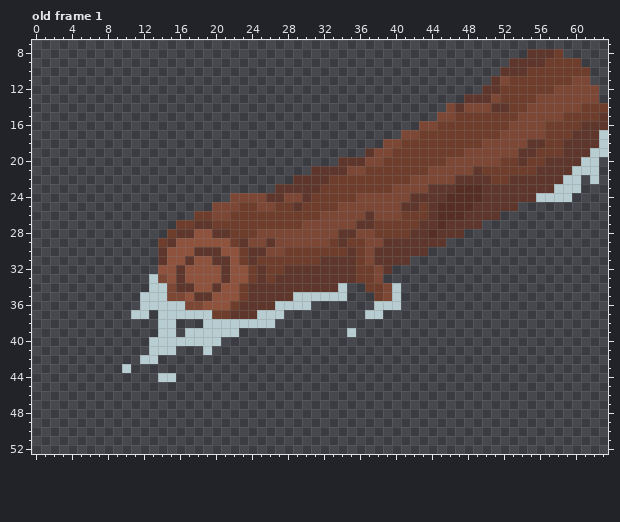
Two versions of one pixel-art file, Characters/.ase/Log.aseprite. The first picture shows the starting point.
64x64 pixels, 1 frame. Colours within 5 levels of each other are drawn and written as one. Shown: old frame 1: x 0..63, y 7..52. The commit also changed other frames, which this record leaves out.
New version:
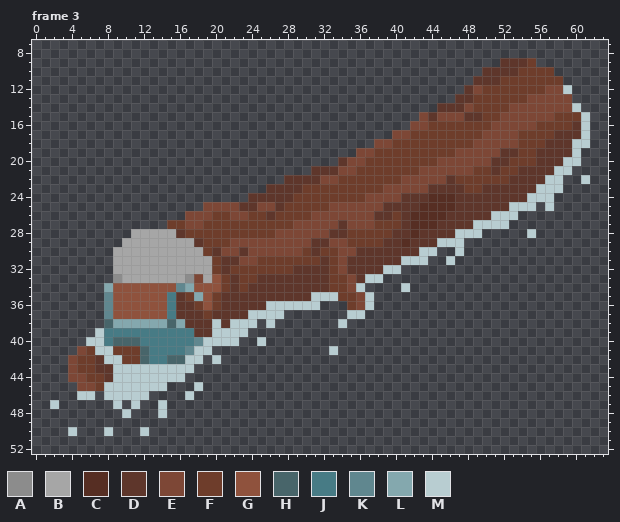
Palette (. is transparent): A #8c8c8c  B #a6a6a6  C #562e23  D #5e362b  E #7d4736  F #6e3d2b  G #8f523d  H #48656a  J #477b85  K #60878f  L #84a8ae  M #b8cdd1
A new or re-ordered frame is compared with the old frame closest to it.
Difference:
frames 1 -> 3
layer "Justin" now shown
--- frame 3 is new; against old frame 1, layers "Justin", "Log"
@@ x 0..63 @@
  7 ................................................................
- 8 .......................................................DDDF.....
- 9 .....................................................DDDDFFFF...
-10 ....................................................DDDFFFFFFF..
-11 ...................................................DEFFFFFFFEE..
-12 ..................................................DDFFFFFFEEEEE.
-13 ................................................DDDEFFFFEEEEEEE.
-14 ..............................................EDEEEDDFFEEEEEEFFF
-15 .............................................EEFFFFFFFEEEEEFFFFD
-16 ...........................................EEFFFFFFFFEEEEFFFFDDD
-17 .........................................EEFFFFFFFFFEEEEEFFFDDDM
-18 .......................................EEFFFFFFFFFEEEEEDDFFDDDDM
-19 .....................................DEEFFFFFFFFEEEEEEDDFFFDDDMM
-20 ..................................DDDEEFFFFFFFEEEEEEFFDFFDDDDMM.
-21 ...............................DDDDEEFFFFFFFEEEEEDFFFFFFDDDDMMM.
-22 .............................DDDDFFFFFFFFFEEEEEDDDDFFDDDDDDMM.M.
-23 ...........................DDDDDFFFFFFFFEEEEDDDCCCDDDDDDDDMMM...
-24 ......................EEEEDDEEDFFFFFEEEEEEDDDDCCCCDDDDDDMMMM....
-25 ....................EEEFFEEFFDFFFFEEEEEEEDDFDCCCCDDDDD..........
-26 ..................FFEEFFFFFFFFFFEEEEEDEEEFFFDCCCDDDD............
-27 ................FFDDFFFFFFFFFFEEEEEEDDFFFFFDDCDDDD..............
-28 ...............FDDGGDDFFFEEEEEEEEEDDEEFFFFDDCDDD................
-29 ..............FDGGGGGGFDEEDEEEEEEFDFFEEDDDDDDD..................
-30 ..............DGGGDDDGGFDDEEFFFFFFFDFEDDDDDD....................
-31 ..............DGGDGGDDGFDFFFFFFFDDDDFEDDDD......................
-32 ..............GGDGGGGDGGFDFFDDDDDDDDFFED........................
-33 .............MEGDGGGGDGGFDFDDDDDDDDDFFE.........................
-34 .............MMEDDGGDGGFDDDDDDDDDDM..FFEM.......................
-35 ............MMMEEGDDGGGFDDDDDMMMMMM...FEM.......................
-36 ............MMMMMEEGGGFDDDDMMMM.......MMM.......................
-37 ...........MM.MMMMMMFFDDDMMM.........MM.........................
-38 ..............MM...MMMMMMMM.....................................
-39 ..............MM.MMMMMM............M............................
-40 .............MMMMMMMM...........................................
-41 .............MMM...M............................................
-42 ............MM..................................................
-43 ..........M.....................................................
-44 ..............MM................................................
-45 ................................................................
-46 ................................................................
-47 ................................................................
-48 ................................................................
+ 8 ................................................................
+ 9 ....................................................DDDF........
+10 ..................................................DDDDFFFF......
+11 .................................................DDDFFFFFFF.....
+12 ................................................DEFFFFFFFEEM....
+13 ...............................................DDFFFFFFEEEEE....
+14 .............................................DDDEFFFFEEEEEEEM...
+15 ...........................................EDEEEDDFFEEEEEEFFFM..
+16 ..........................................EEFFFFFFFEEEEEFFFFDM..
+17 ........................................EEFFFFFFFFEEEEFFFFDDDM..
+18 ......................................EEFFFFFFFFFEEEEEFFFDDDMM..
+19 ....................................EEFFFFFFFFFEEEEEDDFFDDDDM...
+20 ..................................DEEFFFFFFFFEEEEEEDDFFFDDDMM...
+21 ...............................DDDEEFFFFFFFEEEEEEFFDFFDDDDMM....
+22 ............................DDDDEEFFFFFFFEEEEEDFFFFFFDDDDMM..M..
+23 ..........................DDDDFFFFFFFFFEEEEEDDDDFFDDDDDDMMM.....
+24 ........................DDDDDFFFFFFFFEEEEDDDCCCDDDDDDDDMMM......
+25 ...................EEEEDDEEDFFFFFEEEEEEDDDDCCCCDDDDDDMMM.M......
+26 .................EEEFFEEFFDFFFFEEEEEEEDDFDCCCCDDDDDMMM..........
+27 ...............FFEEFFFFFFFFFFEEEEEDEEEFFFDCCCDDDDMMMM...........
+28 ...........BBBBBDFFFFFFFFFFEEEEEEDDFFFFFDDCDDDDMMM.....M........
+29 ..........BBBBBBBBDFFFEEEEEEEEEDDEEFFFFDDCDDDMMM................
+30 .........BBBBBBBBBBFDEEDEEEEEEFDFFEEDDDDDDDMM..M................
+31 .........BBBBBBBBBBBFDDEEFFFFFFFDFEDDDDDDMMM..M.................
+32 .........BBBBBBBBBBBFDFFFFFFFDDDDFEDDDDMM.......................
+33 .........ABBBBBBBAEBGFDFFDDDDDDDDFFEDMM.........................
+34 ........LGGGGGGGKLGGGFDFDDDDDDDDDFFEM....M......................
+35 ........KGGGGGGJDFLGFDDDDDDDDDDMMMFFEM..........................
+36 ........KGGGGGGJDDFGFDDDDDMMMMMM...FEM..........................
+37 ........KGGGGGGJDDDFDDDDMMMM.......MM...........................
+38 ........HLLLLLLHLDDDMDMMM.M.......M.............................
+39 .......MJJJJJJJJJJDDMMMM........................................
+40 ......MMJHHHJJJJJJKMMMM..M......................................
+41 .....EFMMFFFHJJJJKMM.............M..............................
+42 ....EFFDMMFFHJJHHMM.M...........................................
+43 ....EFFDDMMMMMMMMM..............................................
+44 ....EEFFDMMMMMMMM...............................................
+45 .....EEFMMMMMMM...M.............................................
+46 .....MM.MMMMM....M..............................................
+47 ..M......M.M..M.................................................
+48 ..........M...M.................................................
 49 ................................................................
-50 ................................................................
+50 ....M...M...M...................................................
 51 ................................................................
Boxes around the changes in both pictures, in picture pixels (x1, y1, x2, y2):
changed: (50, 49, 608, 436)
